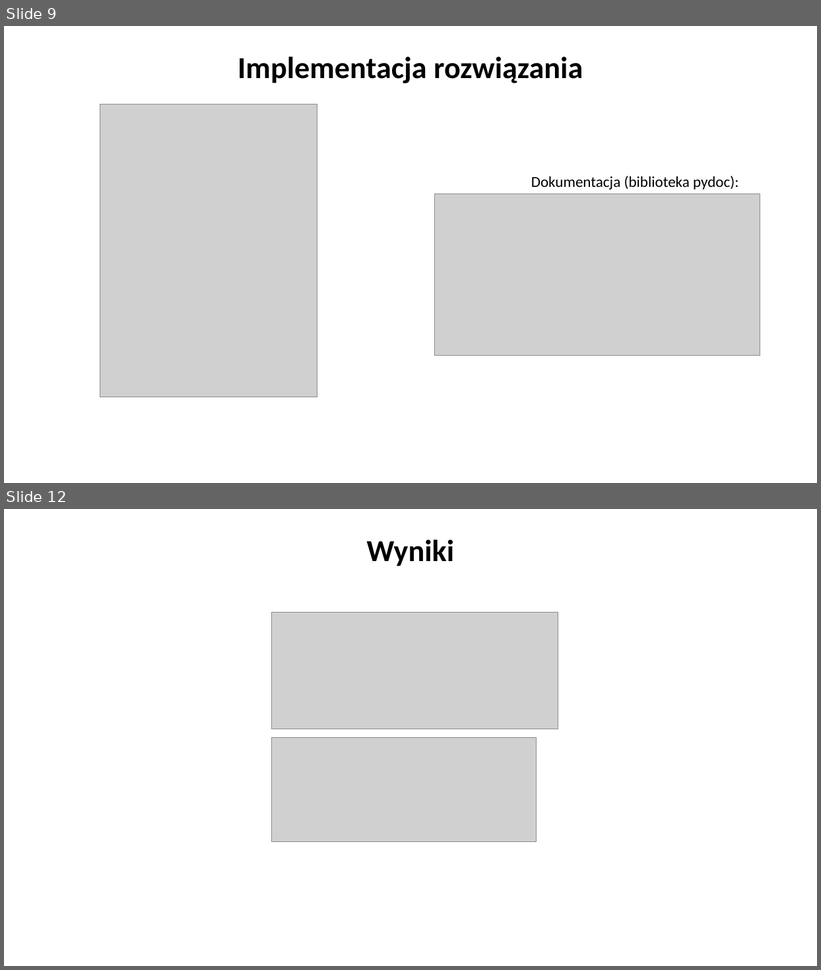
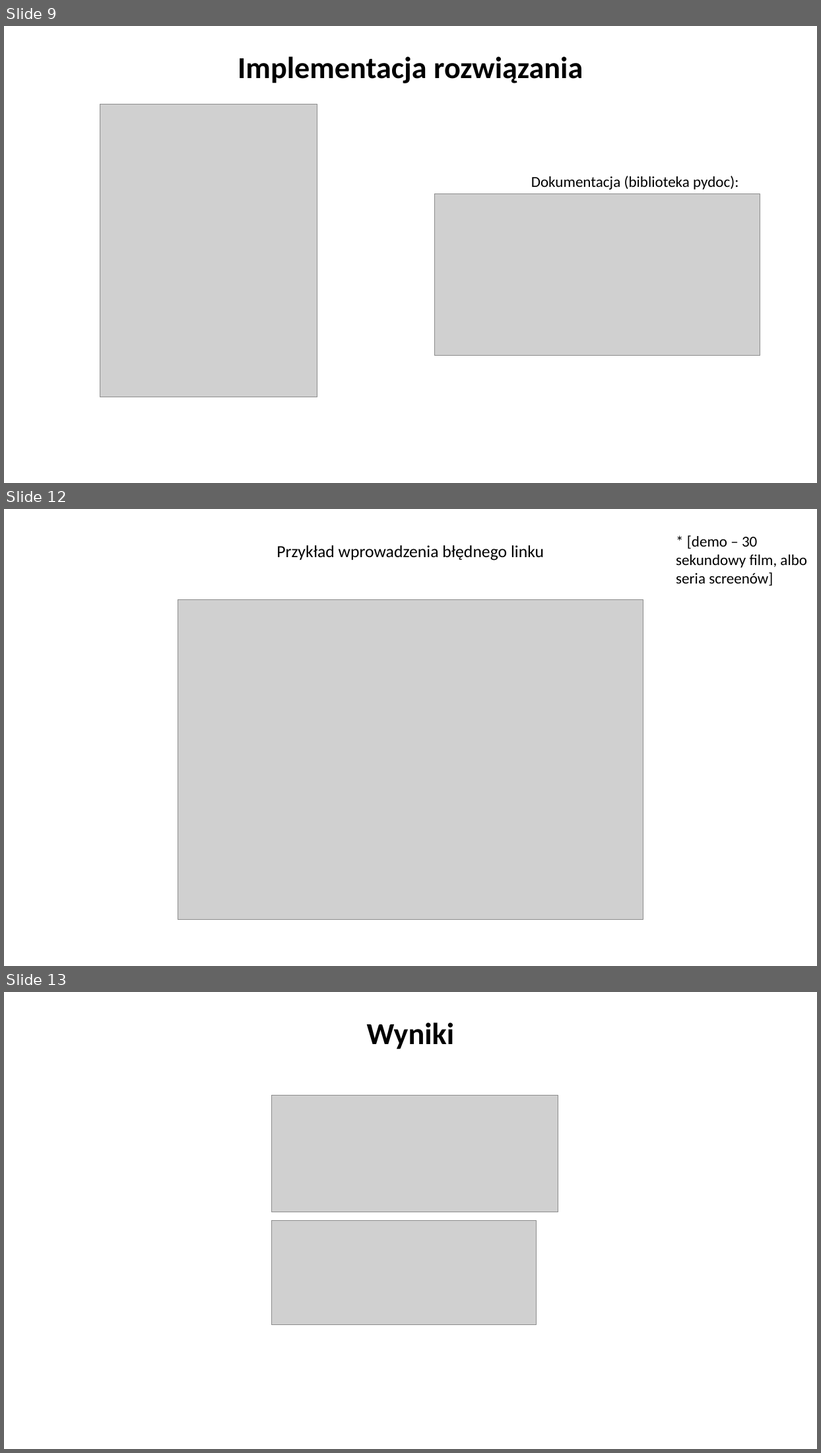
Before and after one commit to Qwerty06280/Detekcja_mowy_nienawisci, a slide deck: Prezentacja_projektu.pptx. Shown one above the other, each under a label of ours: slides 9 and 12 before the commit, slides 9, 12 and 13 after it; the slides between them are not shown. The pictures are 821x970 and 821x1453 pixels, drawn with LibreOffice and Linux fonts; fonts in the diff are those of the drawing; grey boxes stand for pictures; background and template pictures are left out. Boxes give left, top, right and bottom in pixels: in the first picture for what was removed or moved away, otherwise in the second. Text is boxed around its words. In the diff, an @@ line names an element or a change of style, - is before the commit and + after.

```diff
--- a/Prezentacja_projektu.pptx
+++ b/Prezentacja_projektu.pptx
@@ slide 12 added at (4,509,817,966), background picture (left out) @@
@@ text added at (277,545,544,560), 20 pt, text #000000 @@
+Przykład wprowadzenia błędnego linku
@@ text added at (676,535,807,586), 18 pt, text #000000 @@
+* [demo – 30 sekundowy film, albo seria screenów]
@@ picture added at (178,600,644,920) @@
@@ what was slide 12 is now slide 13 @@
```
Also in this commit, not shown: 1 slide changed, 1 other slide added, 1 slide removed, 1 other file.
